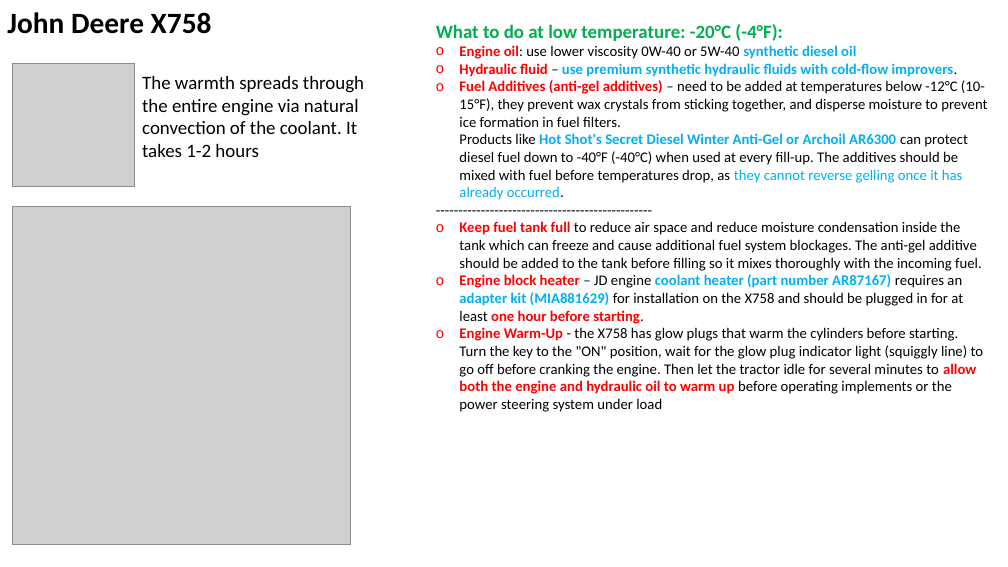
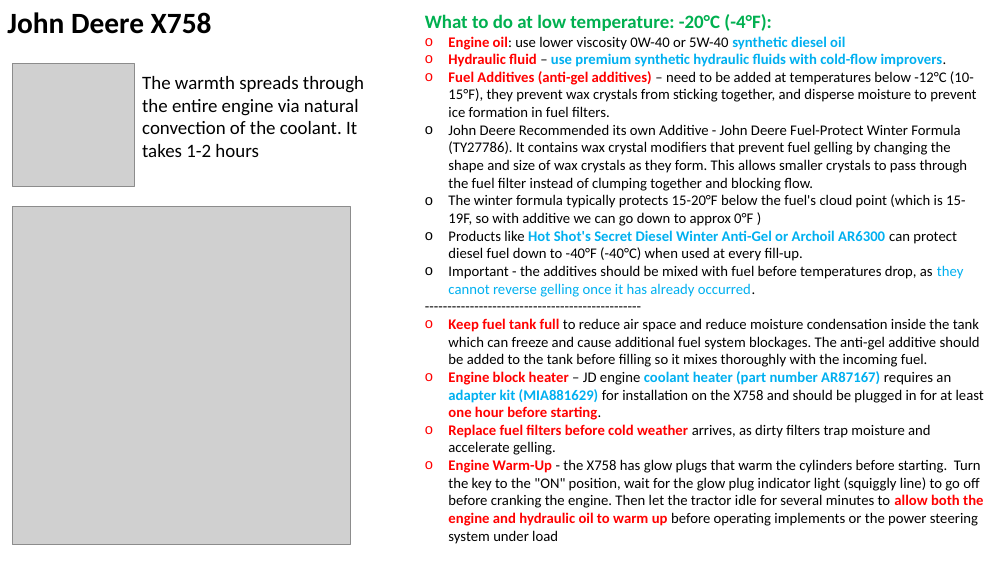
Before and after one commit to lselector/misc_farm, a slide deck: slide 5 of tractor_jd_1025r_X758.pptx. Drawn at 1008x567 pixels with LibreOffice and Linux fonts; fonts in the diff are those of the drawing; grey boxes stand for pictures. Boxes give left, top, right and bottom in pixels: in the first picture for what was removed or moved away, otherwise in the second. Text is boxed around its words. In the diff, an @@ line names an element or a change of style, - is before the commit and + after.

```diff
--- a/tractor_jd_1025r_X758.pptx
+++ b/tractor_jd_1025r_X758.pptx
@@ text "What to do at low ..." moved from (x1=436, y1=24, x2=987, y2=412) to (x1=425, y1=14, x2=984, y2=544) @@
@@ text at (x1=448, y1=71, x2=976, y2=297): text changed @@
-o Fuel Additives (anti-gel additives) – need to be added at temperatures below -12°C (10-15°F), they prevent wax crystals from sticking together, and disperse moisture to prevent ice formation in fuel filters.
-  Products like Hot Shot's Secret Diesel Winter Anti-Gel or Archoil AR6300 can protect diesel fuel down to -40°F (-40°C) when used at every fill-up. The additives should be mixed with fuel before temperatures drop, as they cannot reverse gelling once it has already occurred.
+o Fuel Additives (anti-gel additives) – need to be added at temperatures below -12°C (10-15°F), they prevent wax crystals from sticking together, and disperse moisture to prevent ice formation in fuel filters.
+o John Deere Recommended its own Additive - John Deere Fuel-Protect Winter Formula (TY27786). It contains wax crystal modifiers that prevent fuel gelling by changing the shape and size of wax crystals as they form. This allows smaller crystals to pass through the fuel filter instead of clumping together and blocking flow.
+o The winter formula typically protects 15-20°F below the fuel's cloud point (which is 15-19F, so with additive we can go down to approx 0°F )
+o Products like Hot Shot's Secret Diesel Winter Anti-Gel or Archoil AR6300 can protect diesel fuel down to -40°F (-40°C) when used at every fill-up.
+o Important - the additives should be mixed with fuel before temperatures drop, as they cannot reverse gelling once it has already occurred.
@@ text at (x1=448, y1=424, x2=930, y2=455): paragraph added @@
+o Replace fuel filters before cold weather arrives, as dirty filters trap moisture and accelerate gelling.
```
Also in this commit, not shown: 1 other file.
